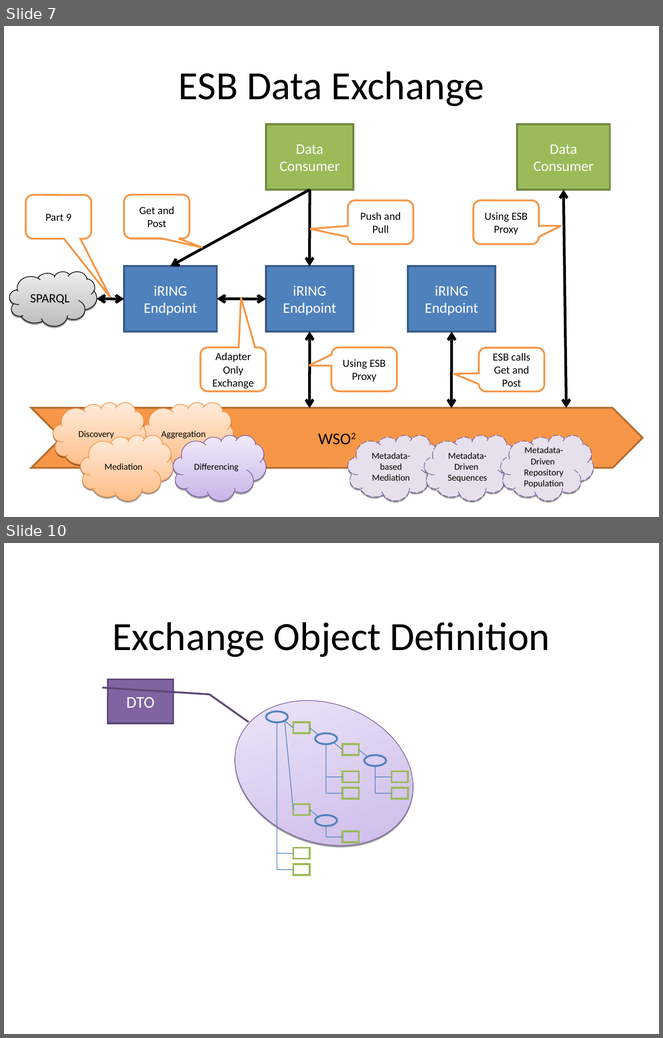
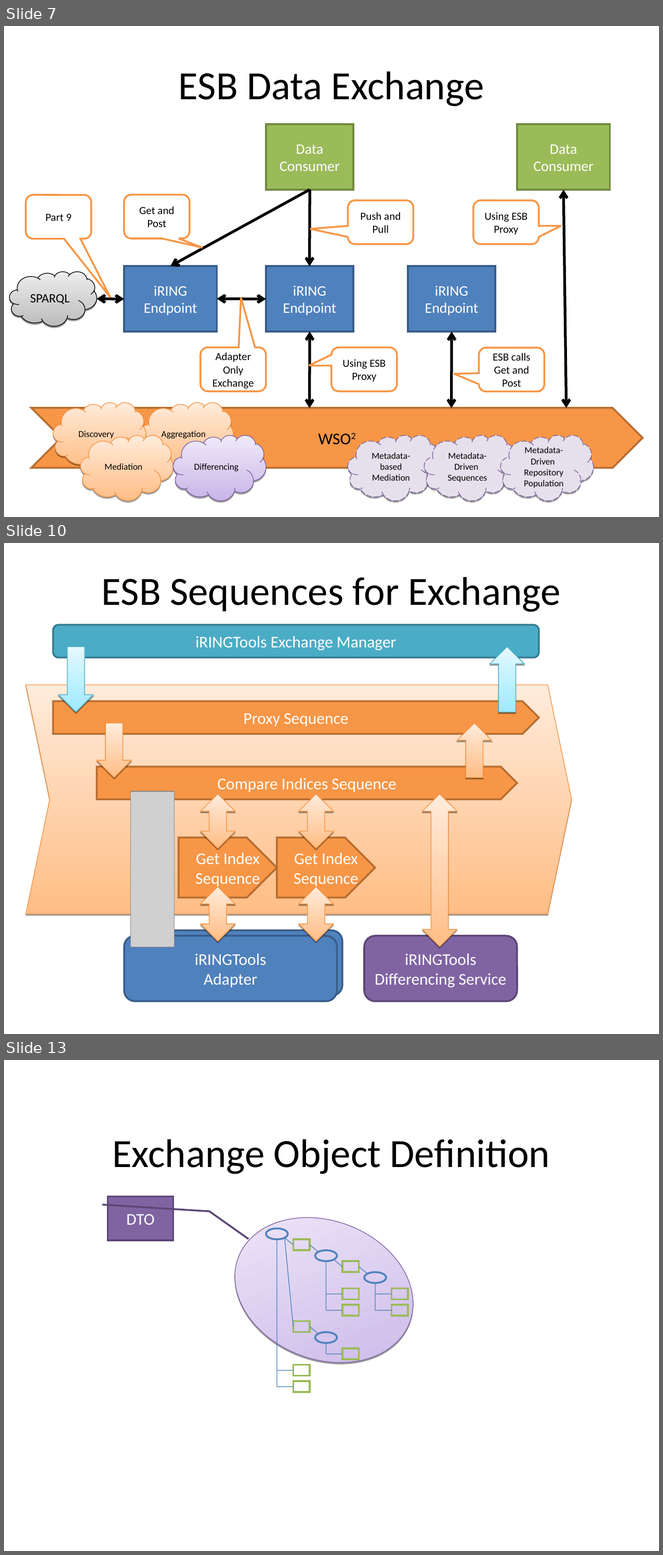
Before and after one commit to heyena/iring-tools, a slide deck: branches/ports/java/documents/iRINGTools ESB.ppt. Shown one above the other, each under a label of ours: slides 7 and 10 before the commit, slides 7, 10 and 13 after it; the slides between them are not shown. The pictures are 663x1038 and 663x1555 pixels, drawn with LibreOffice and Linux fonts; fonts in the diff are those of the drawing; grey boxes stand for pictures. Boxes give left, top, right and bottom in pixels: in the first picture for what was removed or moved away, otherwise in the second. Text is boxed around its words. In the diff, an @@ line names an element or a change of style, - is before the commit and + after.

```diff
--- a/branches/ports/java/documents/iRINGTools ESB.ppt
+++ b/branches/ports/java/documents/iRINGTools ESB.ppt
@@ slide 10 added at box(4, 543, 659, 1034), background #FFFFFF @@
@@ text added at box(102, 577, 560, 612), 44 pt, text #000000 @@
+ESB Sequences for Exchange
@@ rounded rectangle added at box(53, 625, 539, 657), fill #4BACC6, outline #357D91 2.01 pt, 18 pt, text #FFFFFF @@
+iRINGTools Exchange Manager
@@ down arrow added at box(59, 646, 93, 712), fill gradient #9EEAFF to #E4F9FF, outline #46AAC5 0.74 pt @@
@@ up arrow added at box(490, 646, 525, 712), fill gradient #9EEAFF to #E4F9FF, outline #46AAC5 0.74 pt @@
@@ freeform shape added at box(26, 685, 571, 914), fill gradient #FFBE86 to #FFEBDB, outline #F69240 0.74 pt @@
@@ freeform shape added at box(53, 702, 539, 734), fill #F79646, outline #B66D31 2.01 pt, 18 pt, text #FFFFFF @@
+Proxy Sequence
@@ down arrow added at box(97, 723, 132, 778), fill gradient #FFBE86 to #FFEBDB, outline #F69240 0.74 pt @@
@@ up arrow added at box(457, 723, 492, 778), fill gradient #FFBE86 to #FFEBDB, outline #F69240 0.74 pt @@
@@ freeform shape added at box(97, 767, 518, 800), fill #F79646, outline #B66D31 2.01 pt, 18 pt, text #FFFFFF @@
+Compare Indices Sequence
@@ picture added at box(130, 792, 175, 947) @@
@@ up down arrow added at box(201, 794, 235, 848), fill gradient #FFBE86 to #FFEBDB, outline #F69240 0.74 pt @@
@@ up down arrow added at box(299, 794, 334, 848), fill gradient #FFBE86 to #FFEBDB, outline #F69240 0.74 pt @@
@@ up down arrow added at box(423, 794, 457, 947), fill gradient #FFBE86 to #FFEBDB, outline #F69240 0.74 pt @@
@@ freeform shape added at box(179, 838, 277, 898), fill #F79646, outline #B66D31 2.01 pt, 18 pt, text #FFFFFF @@
+Get Index Sequence
@@ freeform shape added at box(277, 838, 375, 898), fill #F79646, outline #B66D31 2.01 pt, 18 pt, text #FFFFFF @@
+Get Index
+Sequence
@@ up down arrow added at box(201, 887, 235, 941), fill gradient #FFBE86 to #FFEBDB, outline #F69240 0.74 pt @@
@@ up down arrow added at box(299, 887, 334, 941), fill gradient #FFBE86 to #FFEBDB, outline #F69240 0.74 pt @@
@@ rounded rectangle added at box(130, 931, 343, 996), fill #4F81BD, outline #385D8A 2.01 pt, 18 pt, text #FFFFFF @@
+iRINGTools
+Adapter
@@ rounded rectangle added at box(124, 936, 337, 1002), fill #4F81BD, outline #385D8A 2.01 pt, 18 pt, text #FFFFFF @@
+iRINGTools
+Adapter
@@ rounded rectangle added at box(364, 936, 517, 1002), fill #8064A2, outline #5C4776 2.01 pt, 18 pt, text #FFFFFF @@
+iRINGTools Differencing Service
@@ what was slide 10 is now slide 13 @@
```
Also in this commit, not shown: 3 slides changed, 5 other slides added.
